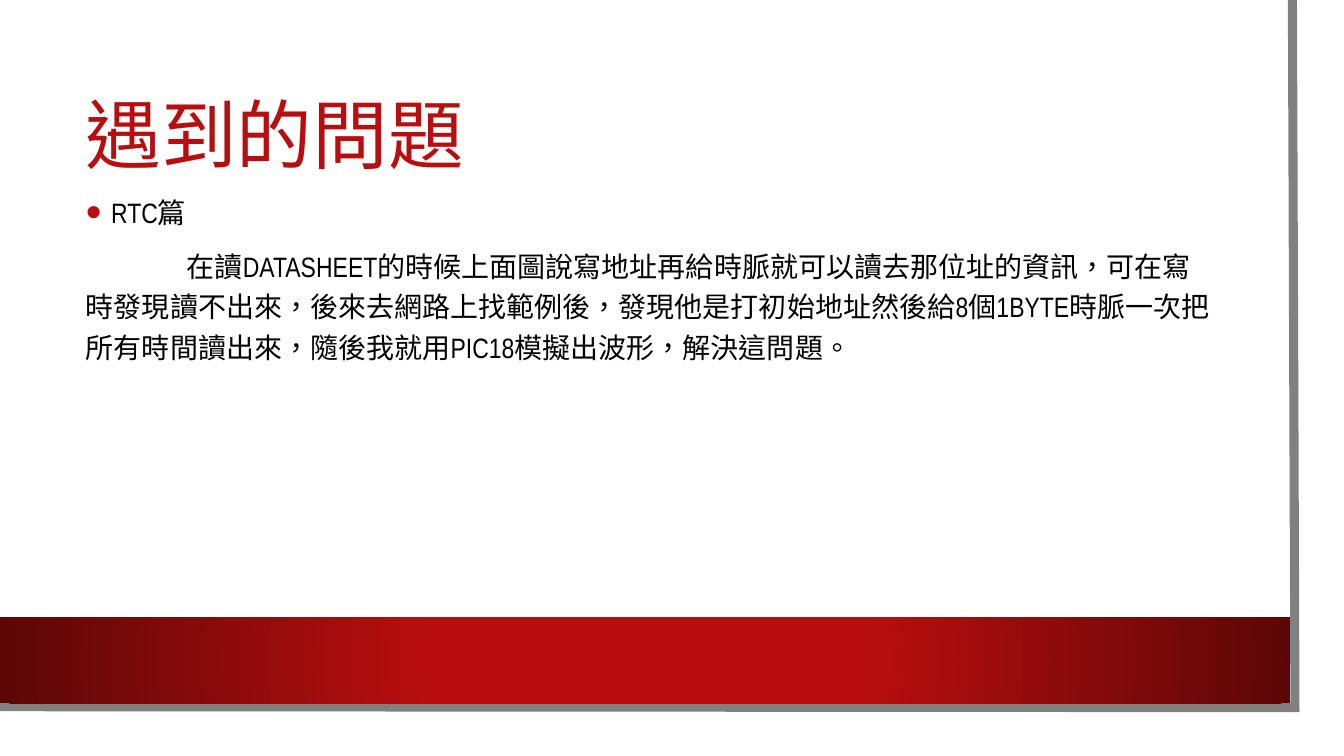
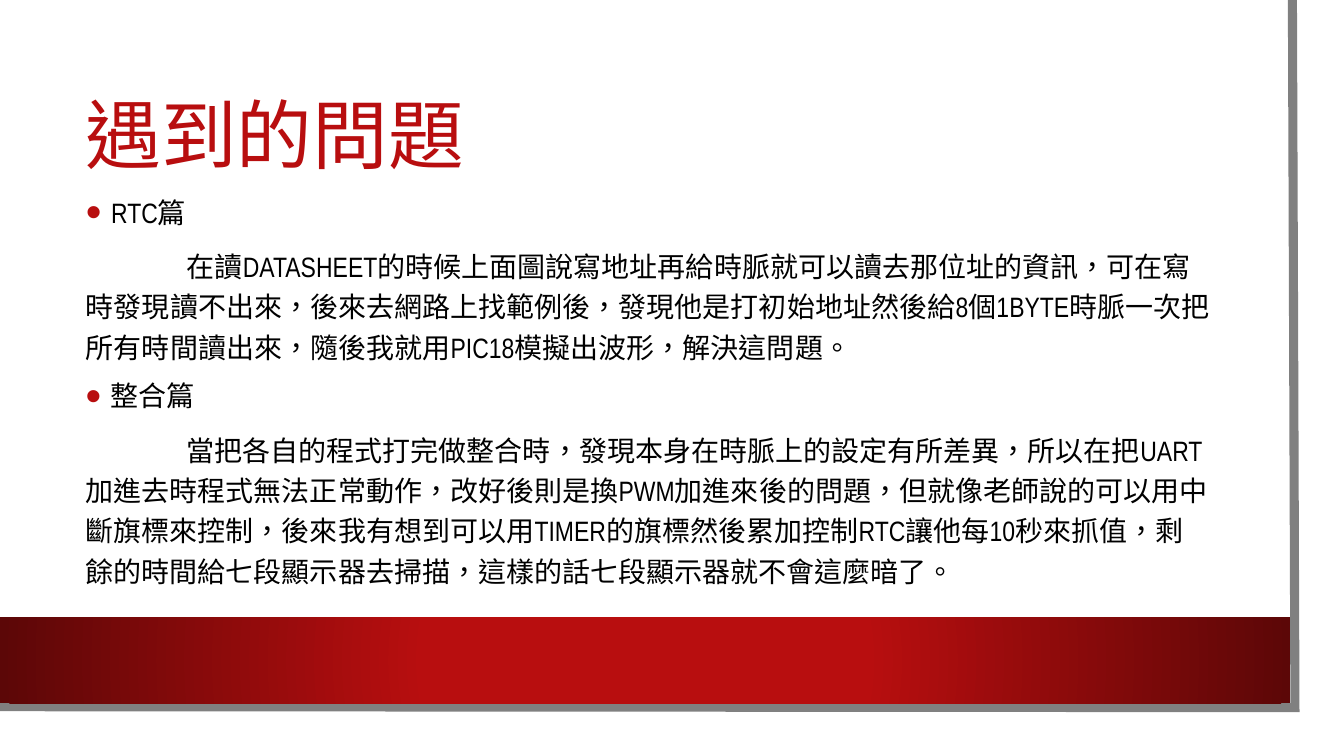
Before and after one commit to auto-breakfast/-, a slide deck: slide 11 of doc/Final report(auto_breakfast).pptx (slide 10 before the commit). Drawn at 1344x756 pixels with LibreOffice and Linux fonts; fonts in the diff are those of the drawing; background and template pictures are left out. Boxes give left, top, right and bottom in pixels: in the first picture for what was removed or moved away, otherwise in the second. Text is boxed around its words. In the diff, an @@ line names an element or a change of style, - is before the commit and + after.

```diff
--- a/doc/Final report(auto_breakfast).pptx
+++ b/doc/Final report(auto_breakfast).pptx
@@ text added at box(86, 382, 1208, 585), 20 pt, text #000000 @@
+• 整合篇
+當把各自的程式打完做整合時，發現本身在時脈上的設定有所差異，所以在把UART加進去時程式無法正常動作，改好後則是換PWM加進來後的問題，但就像老師說的可以用中斷旗標來控制，後來我有想到可以用TIMER的旗標然後累加控制RTC讓他每10秒來抓值，剩餘的時間給七段顯示器去掃描，這樣的話七段顯示器就不會這麼暗了。
```
Also in this commit, not shown: 1 other slide changed, 1 slide added, 1 slide removed.
